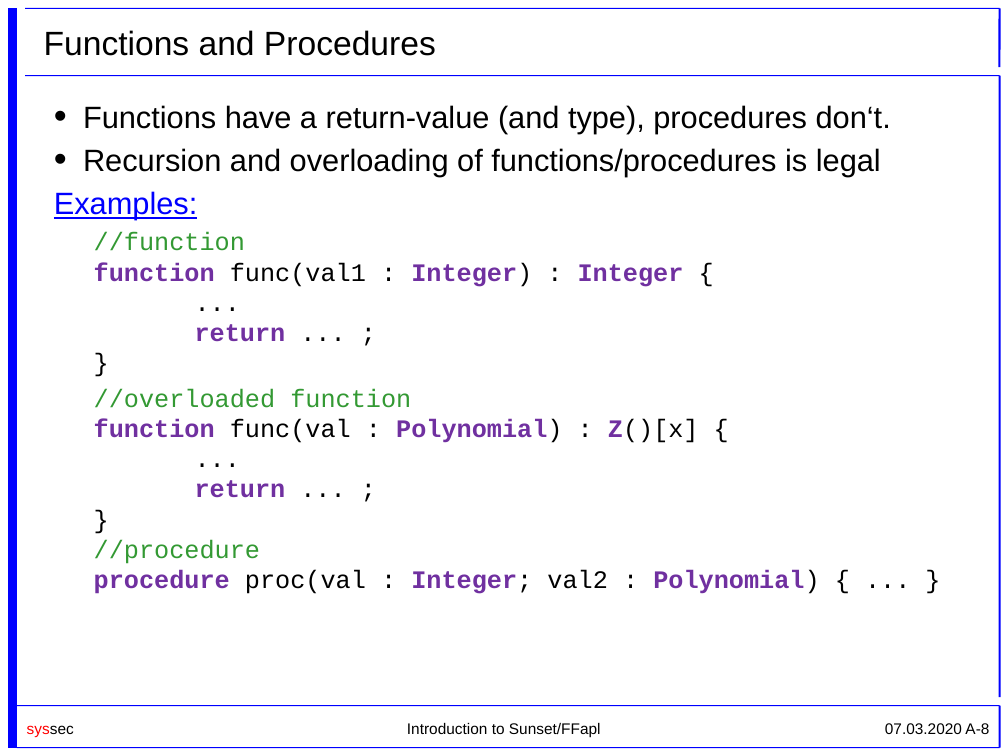
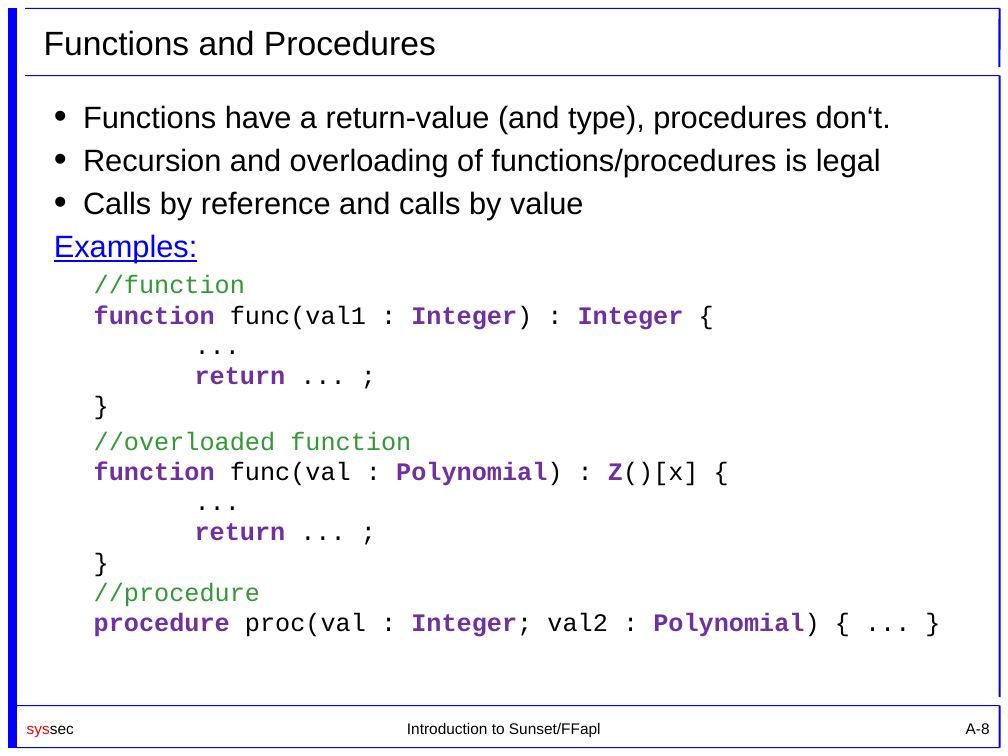
Before and after one commit to cryptool-org/cryptobrief, a slide deck: slide 8 of manual (drafts)/Sunset_Slides_UniKlu.pptx. Drawn at 1008x756 pixels with LibreOffice and Linux fonts; fonts in the diff are those of the drawing; background and template pictures are left out. Boxes give left, top, right and bottom in pixels: in the first picture for what was removed or moved away, otherwise in the second. Text is boxed around its words. In the diff, an @@ line names an element or a change of style, - is before the commit and + after.

```diff
--- a/manual (drafts)/Sunset_Slides_UniKlu.pptx
+++ b/manual (drafts)/Sunset_Slides_UniKlu.pptx
@@ text at <box>83,191,584,220</box>: paragraph added @@
+• Calls by reference and calls by value
@@ page number at <box>966,723,990,734</box>: text changed @@
-07.03.2020 A-8
+A-8
```
Also in this commit, not shown: 12 other slides changed, 10 slides added, 1 other file.
